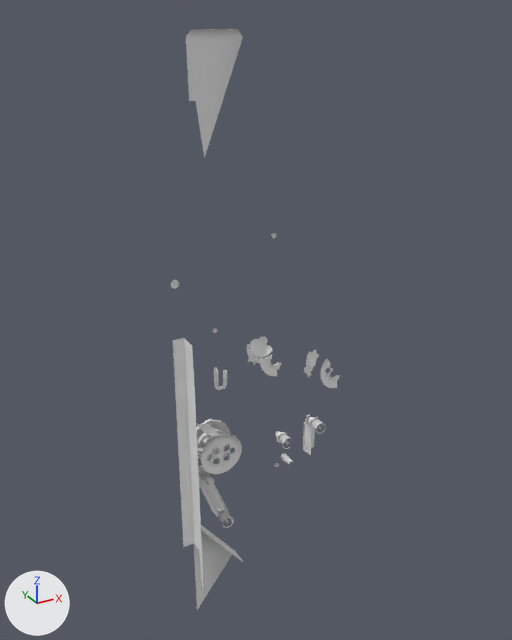
The OBJ model RoyalFlush_1957/gameitems/Primitive.LM_GI_GI15_Parts.obj as it was, and as the next commit left it.
Both versions are drawn from a camera (50 mm lens) standing at (-1019.0, -1338.0, 576.0) and looking at (-244.0, 72.0, -129.0). Every picture has the same lights, and +X, +Y and +Z are marked at lower left. The picture after the commit comes second. Where no turn or scale is listed for an object, it has been applied to the vertices. Vertices at exactly the same position are counted once.

In view in the first picture: 'LM_GI_GI15_Parts'.
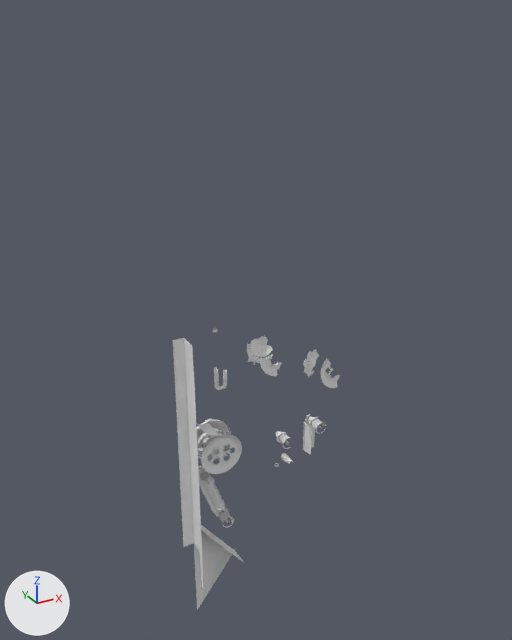
The change, as a list of edits to the scene's bpy script:
```text
Change me_lm_gi_gi15_parts:
    used by ob_lm_gi_gi15_parts; location = (0.0, 0.0, 0.0)
    remove me_lm_gi_gi15_parts.from_pydata(...)  # 5531 vertices, 8430 faces; spans x -476.0..-31.0, y -20.0..89.0, z -965.0..538.0
    add me_lm_gi_gi15_parts.from_pydata(...)  # 5314 vertices, 8089 faces; spans x -476.0..-31.0, y -20.0..89.0, z -965.0..-117.0
    me_lm_gi_gi15_parts part 1: the loose piece of 25 vertices spanning x -473.0..-453.0, y 47.0..49.0, z 3.0..24.0 is deleted
    me_lm_gi_gi15_parts part 2: the loose piece of 20 vertices spanning x -412.0..-287.0, y 49.0..55.0, z 283.0..538.0 is deleted
    other edits to the shape of me_lm_gi_gi15_parts do not show in these pictures
```

Location of each change, (x1, y1, x2, y2) in pixels of the pictures (512 x 640 px):
'LM_GI_GI15_Parts', reshaped (51% shorter): before (170, 29, 340, 610); after (173, 328, 340, 610)
part 1 of me_lm_gi_gi15_parts, deleted: before (170, 280, 179, 288)
part 2 of me_lm_gi_gi15_parts, deleted: before (186, 29, 243, 158)
